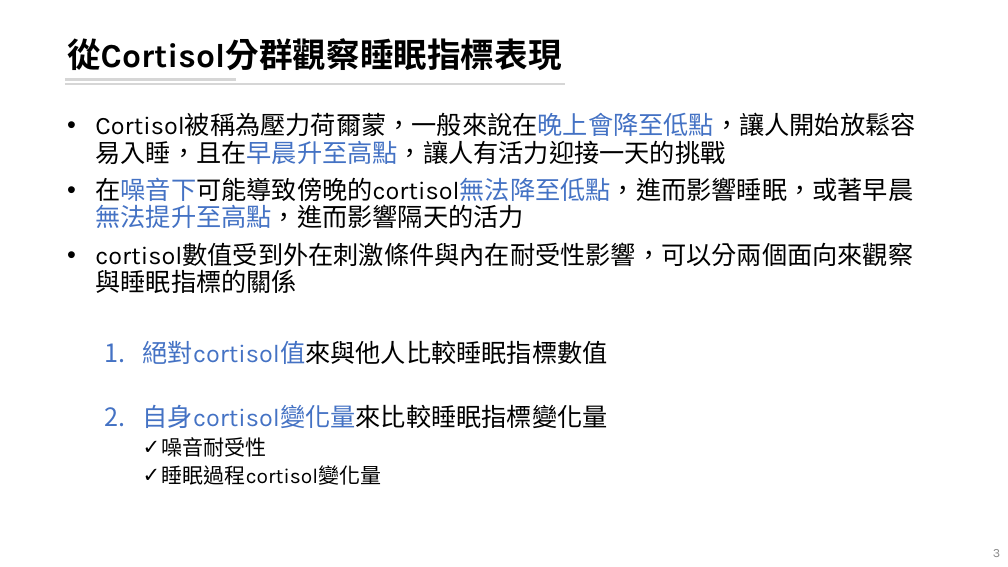
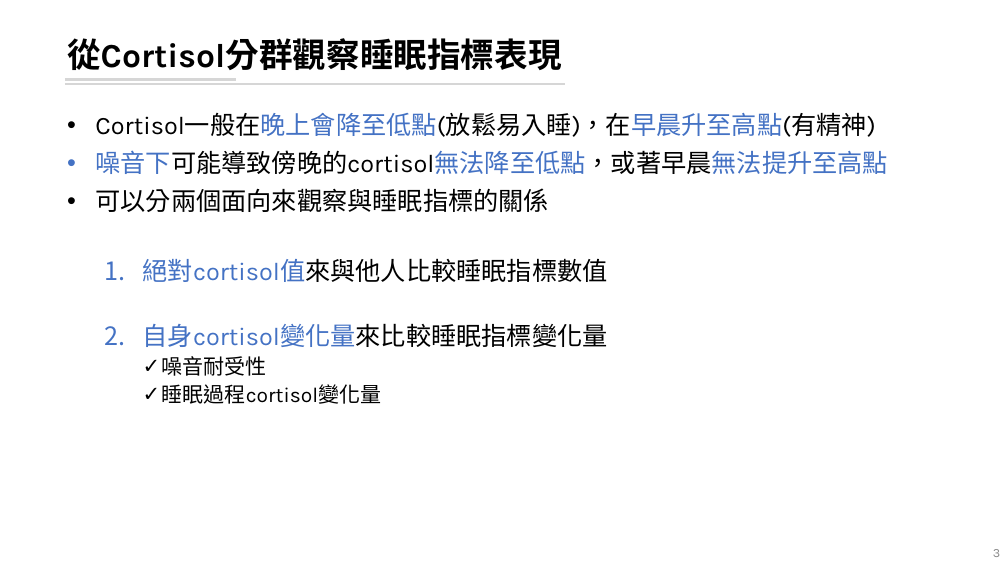
Before and after one commit to leooel97895750/REM_DataMining, a slide deck: slide 3 of 20210807_REM分析.pptx. Drawn at 1008x567 pixels with LibreOffice and Linux fonts; fonts in the diff are those of the drawing. Boxes give left, top, right and bottom in pixels: in the first picture for what was removed or moved away, otherwise in the second. Text is boxed around its words. In the diff, an @@ line names an element or a change of style, - is before the commit and + after.

```diff
--- a/20210807_REM分析.pptx
+++ b/20210807_REM分析.pptx
@@ text at (95, 112, 888, 212): text changed @@
-• Cortisol被稱為壓力荷爾蒙，一般來說在晚上會降至低點，讓人開始放鬆容易入睡，且在早晨升至高點，讓人有活力迎接一天的挑戰
-• 在噪音下可能導致傍晚的cortisol無法降至低點，進而影響睡眠，或著早晨無法提升至高點，進而影響隔天的活力
-• cortisol數值受到外在刺激條件與內在耐受性影響，可以分兩個面向來觀察與睡眠指標的關係
+• Cortisol一般在晚上會降至低點(放鬆易入睡)，在早晨升至高點(有精神)
+• 噪音下可能導致傍晚的cortisol無法降至低點，或著早晨無法提升至高點
+• 可以分兩個面向來觀察與睡眠指標的關係
```
Also in this commit, not shown: 14 other slides changed, 12 slides added, 1 slide removed, 12 other files.
